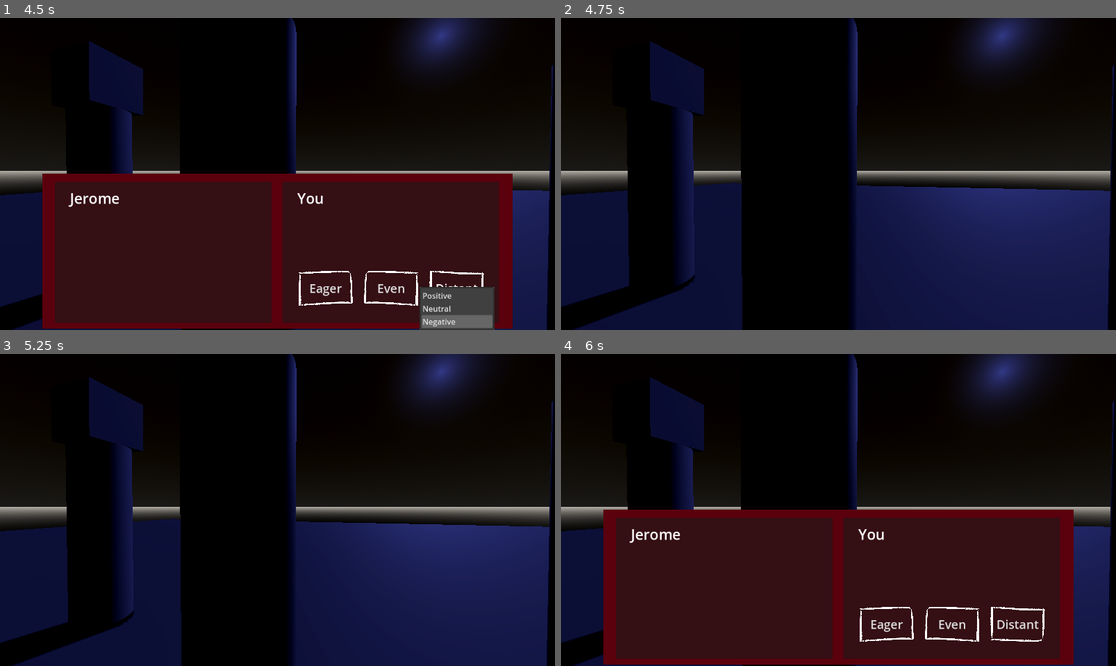
Above: before the commit, frames 1-4 (two rows, left to right).
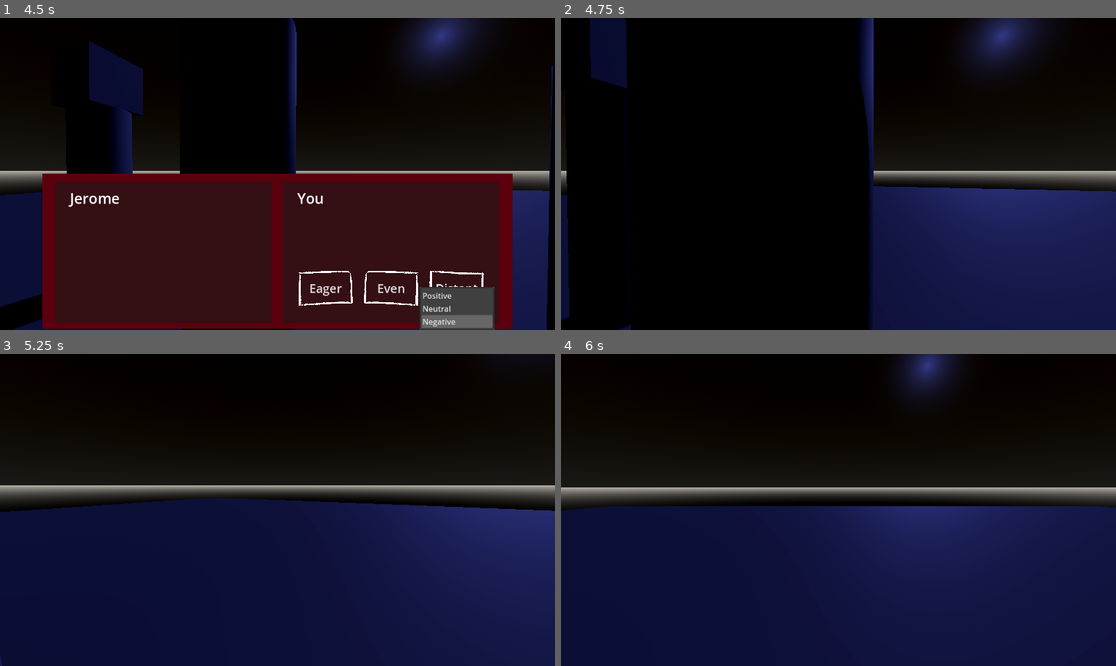
Above: after the commit, the same moments.

Repository: HyperGameDev/You-Are-A-Friend
Game: Godot game, scene res://main_scene.tscn
The game is run twice, just before and just after one commit, with the same random seed, the same clock (stepped at 60 frames per second) and the same inputs.
Inputs (mouse positions are in pixels of both pictures, inside the frame that each line leads up to):
- Up to frame 1 (4.5 s): tap Enter at 0.5 s; move the mouse to (305, 174) at 0.52 s; hold Up (forward) 0.53-2 s; tap E (activate) at 0.6, 1.55, 4.35 s; tap Q (deactivate) at 0.8, 1.35 s; move the mouse to (249, 174) at 1.27 s; click "Eager" at 2 s; click "Even" at 2.75 s; click "Distant" at 3.5 s; tap Space at 4.25 s; move the mouse to (288, 167) at 4.27 s; hold Up (forward) from 4.28 s (still down)
- Up to frame 2 (4.75 s): keep holding Up (forward); tap Q (deactivate) at 4.55 s
- Up to frame 3 (5.25 s): keep holding Up (forward); move the mouse to (271, 516) at 5.02 s; tap Q (deactivate) at 5.1 s
- Up to frame 4 (6 s): keep holding Up (forward); tap E (activate) at 5.3, 5.85 s; move the mouse to (877, 513) at 5.77 s

Frame 1 is identical in both runs. In frame 2, 19% of the frame differs, in the area x 0-100%, y 0-100%; in frame 3, 29%; in frame 4, 56%.

Commit message:
Dialogue closing updates State

Diff:
--- a/friend.gd
+++ b/friend.gd
@@ -19,6 +19,7 @@
 
 	if Input.is_action_just_pressed("deactivate") and $"Dialogue".visible == true:
 		$"Dialogue".visible = false
+		%Player.player_state = %Player.PlayerStates.NORMAL
 		convo_state = 0
 	_dialogue_exiter(delta)
 	_raycast_checker(delta)
